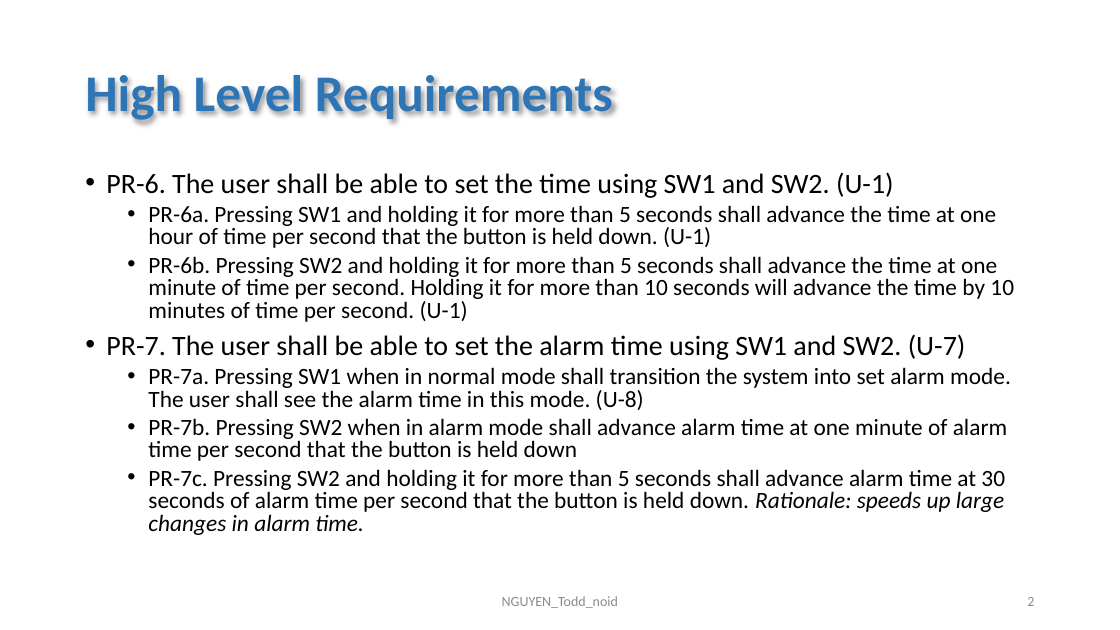
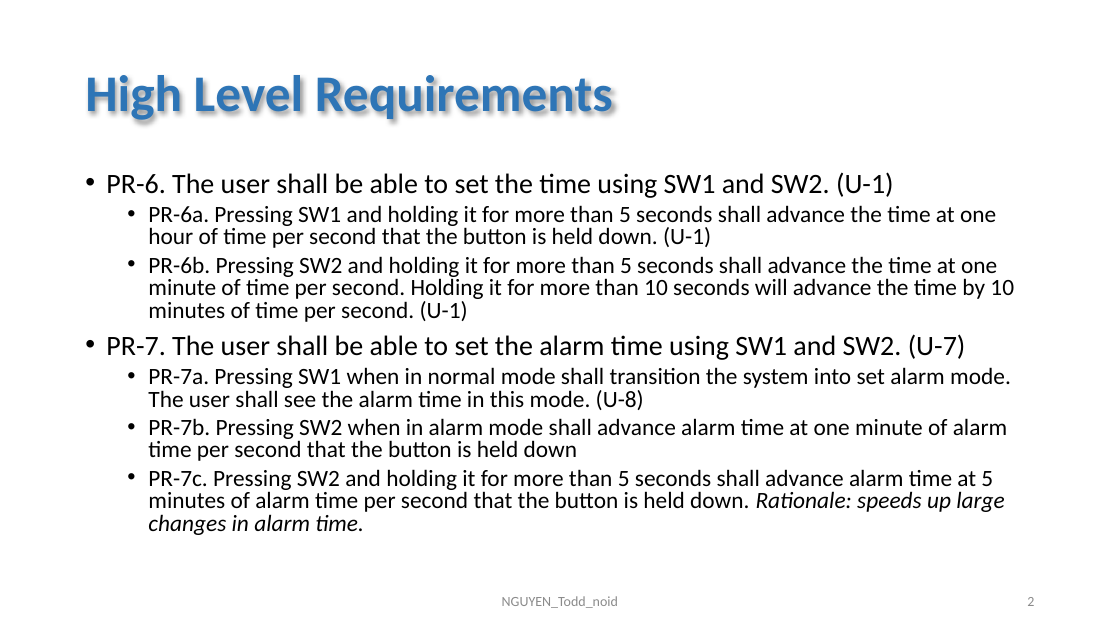
Before and after one commit to toddnguyen-gf/embedded-training, a slide deck: slide 2 of ece-18-642/lec-10-to-14/gp12/gp07/gp07_NGUYEN_Todd_noid.pptx. Drawn at 1120x630 pixels with LibreOffice and Linux fonts; fonts in the diff are those of the drawing. Boxes give left, top, right and bottom in pixels: in the first picture for what was removed or moved away, otherwise in the second. Text is boxed around its words. In the diff, an @@ line names an element or a change of style, - is before the commit and + after.

```diff
--- a/ece-18-642/lec-10-to-14/gp12/gp07/gp07_NGUYEN_Todd_noid.pptx
+++ b/ece-18-642/lec-10-to-14/gp12/gp07/gp07_NGUYEN_Todd_noid.pptx
@@ text at box(148, 469, 1005, 535): text changed @@
-  • PR-7c. Pressing SW2 and holding it for more than 5 seconds shall advance alarm time at 30 seconds of alarm time per second that the button is held down. Rationale: speeds up large changes in alarm time.
+  • PR-7c. Pressing SW2 and holding it for more than 5 seconds shall advance alarm time at 5 minutes of alarm time per second that the button is held down. Rationale: speeds up large changes in alarm time.
```
Also in this commit, not shown: 5 other files.
